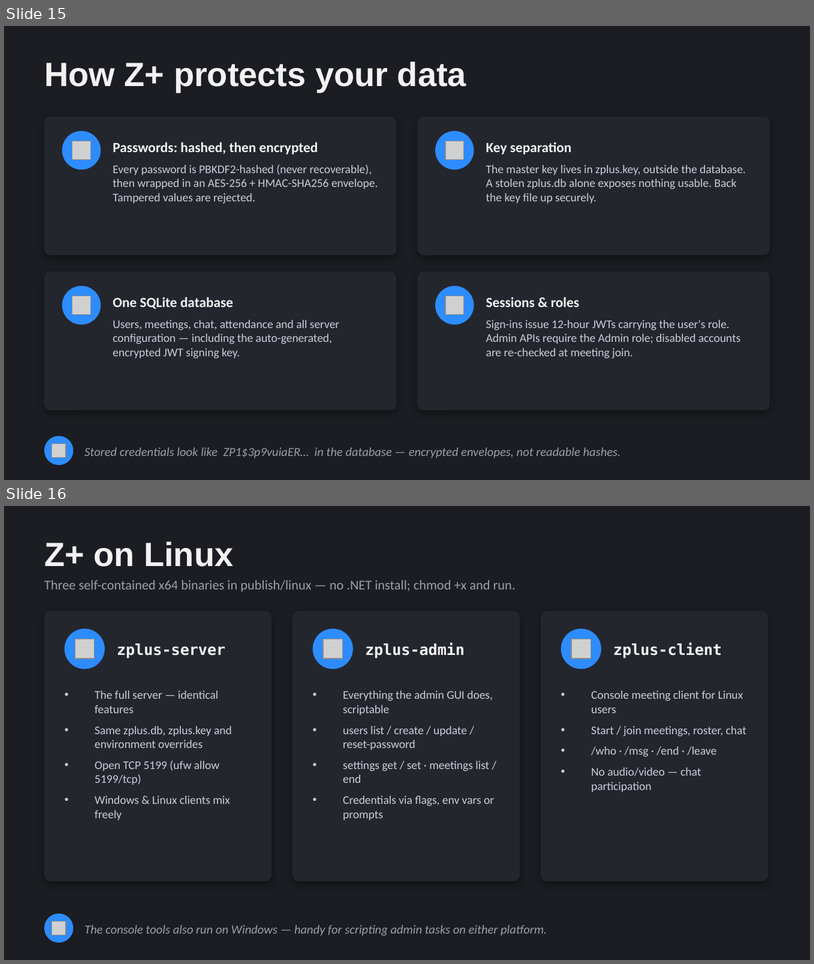
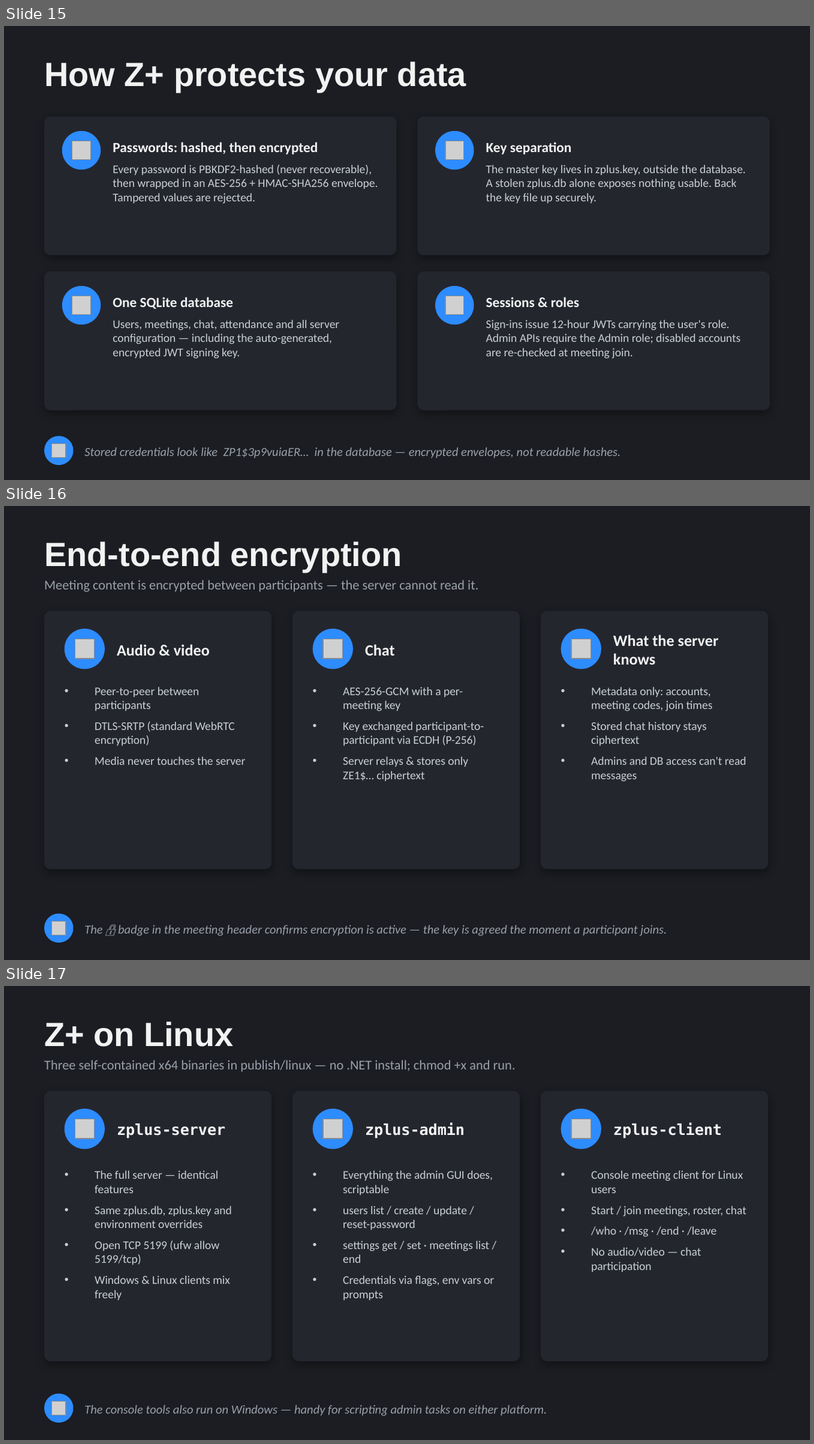
Before and after one commit to muleskin/Zplus, a slide deck: docs/Z+ User & Admin Guide.pptx. Shown one above the other, each under a label of ours: slides 15 and 16 before the commit, slides 15, 16 and 17 after it. The pictures are 814x964 and 814x1444 pixels, drawn with LibreOffice and Linux fonts; fonts in the diff are those of the drawing; grey boxes stand for pictures. Boxes give left, top, right and bottom in pixels: in the first picture for what was removed or moved away, otherwise in the second. Text is boxed around its words. In the diff, an @@ line names an element or a change of style, - is before the commit and + after.

```diff
--- a/docs/Z+ User & Admin Guide.pptx
+++ b/docs/Z+ User & Admin Guide.pptx
@@ slide 16 added at [4, 506, 810, 960], background #1B1D22 @@
@@ text added at [44, 541, 402, 572], 30 pt, text #F2F2F2, bold @@
+End-to-end encryption
@@ text added at [44, 580, 479, 592], 12 pt, text #9AA0AA @@
+Meeting content is encrypted between participants — the server cannot read it.
@@ rounded rectangle added at [44, 611, 272, 869], fill #24262E @@
@@ rounded rectangle added at [293, 611, 520, 869], fill #24262E @@
@@ rounded rectangle added at [541, 611, 768, 869], fill #24262E @@
@@ ellipse added at [65, 628, 105, 669], fill #2D8CFF @@
@@ ellipse added at [313, 628, 353, 669], fill #2D8CFF @@
@@ ellipse added at [561, 628, 602, 669], fill #2D8CFF @@
@@ picture added at [75, 639, 95, 658] @@
@@ text added at [117, 644, 210, 655], 14 pt, text #F2F2F2, bold @@
+Audio & video
@@ picture added at [323, 639, 342, 658] @@
@@ text added at [365, 644, 395, 655], 14 pt, text #F2F2F2, bold @@
+Chat
@@ picture added at [572, 639, 591, 658] @@
@@ text added at [614, 634, 719, 664], 14 pt, text #F2F2F2, bold @@
+What the server knows
@@ text added at [95, 687, 245, 765], 10.5 pt, text #C9CED6 @@
+• Peer-to-peer between participants
+• DTLS-SRTP (standard WebRTC encryption)
+• Media never touches the server
@@ text added at [343, 687, 484, 781], 10.5 pt, text #C9CED6 @@
+• AES-256-GCM with a per-meeting key
+• Key exchanged participant-to-participant via ECDH (P-256)
+• Server relays & stores only ZE1$… ciphertext
@@ text added at [591, 687, 747, 781], 10.5 pt, text #C9CED6 @@
+• Metadata only: accounts, meeting codes, join times
+• Stored chat history stays ciphertext
+• Admins and DB access can't read messages
@@ ellipse added at [44, 913, 74, 942], fill #2D8CFF @@
@@ picture added at [51, 921, 65, 934] @@
@@ text added at [84, 925, 667, 936], 11 pt, text #9AA0AA, italic @@
+The 🔒 badge in the meeting header confirms encryption is active — the key is agreed the moment a participant joins.
@@ what was slide 16 is now slide 17 @@
```
Also in this commit, not shown: 4 slides changed, 25 other files.
